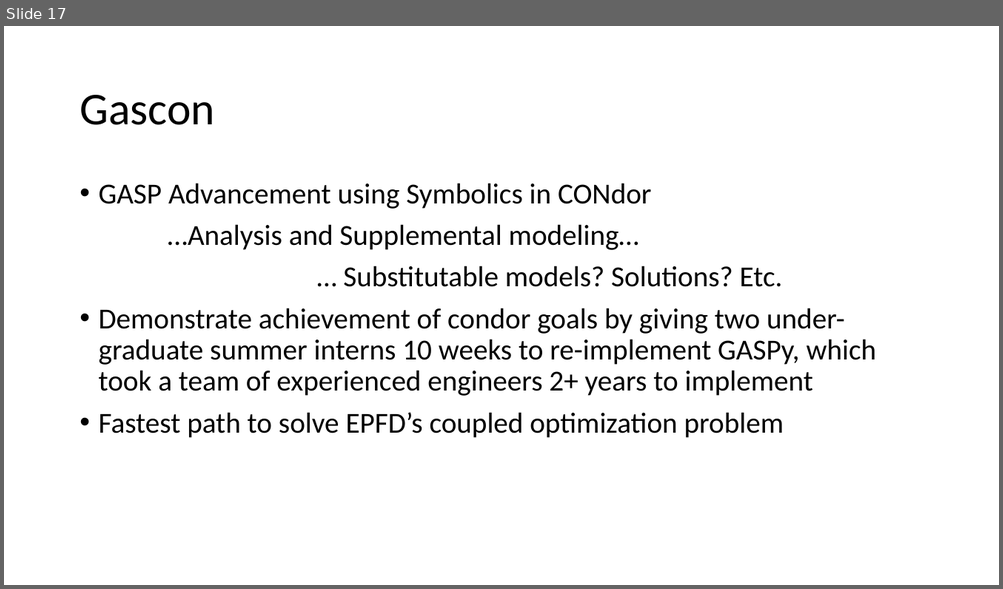
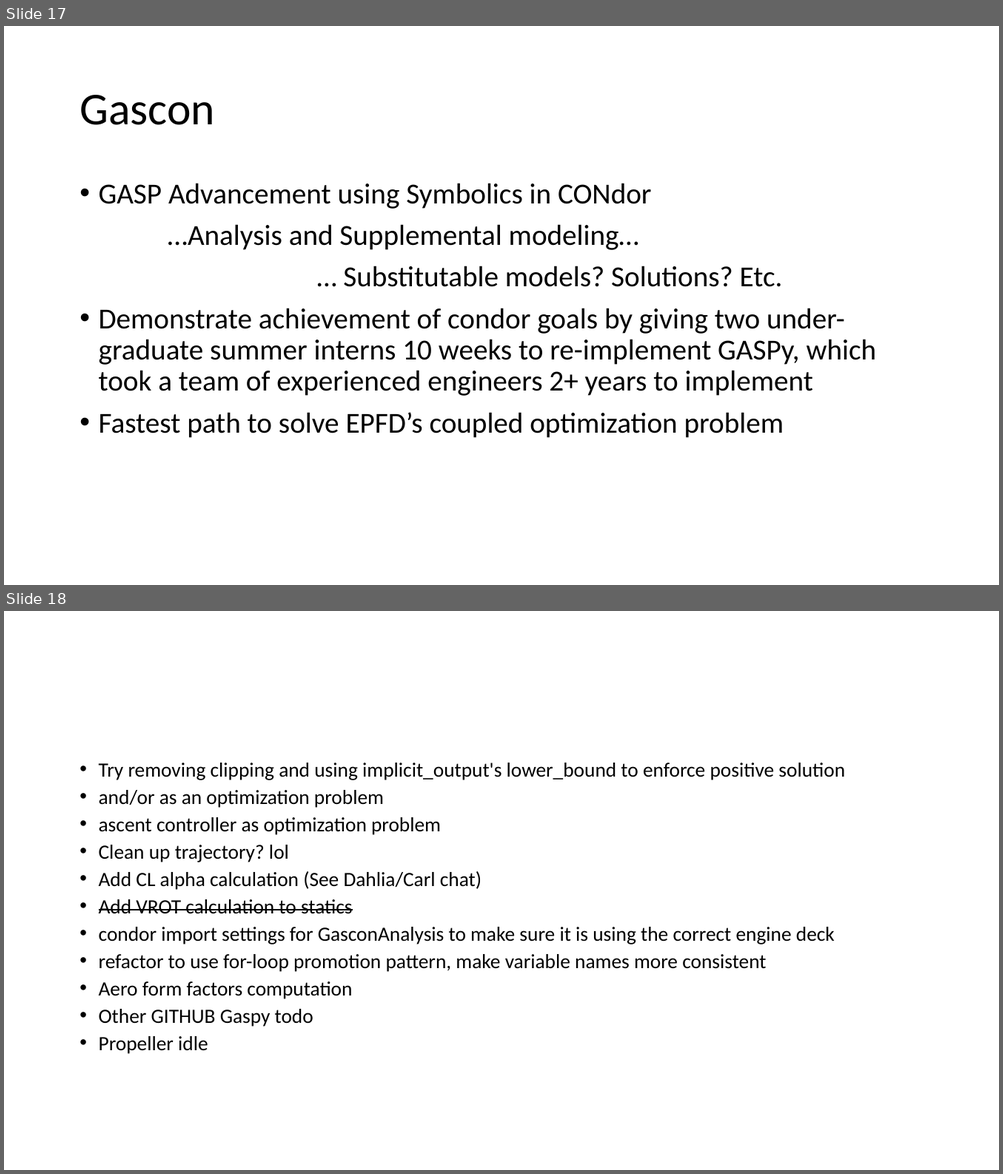
Before and after one commit to nlistgarten/condor, a slide deck: design/condor.pptx. Shown one above the other, each under a label of ours: slide 17 before the commit, slides 17 and 18 after it. The pictures are 1003x589 and 1003x1174 pixels, drawn with LibreOffice and Linux fonts; fonts in the diff are those of the drawing. Boxes give left, top, right and bottom in pixels: in the first picture for what was removed or moved away, otherwise in the second. Text is boxed around its words. In the diff, an @@ line names an element or a change of style, - is before the commit and + after.

```diff
--- a/design/condor.pptx
+++ b/design/condor.pptx
@@ slide 18 added at (x1=4, y1=611, x2=999, y2=1170), background #FFFFFF @@
@@ text added at (x1=99, y1=763, x2=845, y2=1054), 19.6 pt, text #000000 @@
+• Try removing clipping and using implicit_output's lower_bound to enforce positive solution
+• and/or as an optimization problem
+• ascent controller as optimization problem
+• Clean up trajectory? lol
+• Add CL alpha calculation (See Dahlia/Carl chat)
+• Add VROT calculation to statics
+• condor import settings for GasconAnalysis to make sure it is using the correct engine deck
+• refactor to use for-loop promotion pattern, make variable names more consistent
+• Aero form factors computation
+• Other GITHUB Gaspy todo
+• Propeller idle
```
Also in this commit, not shown: 1 slide changed, 2 other files.
